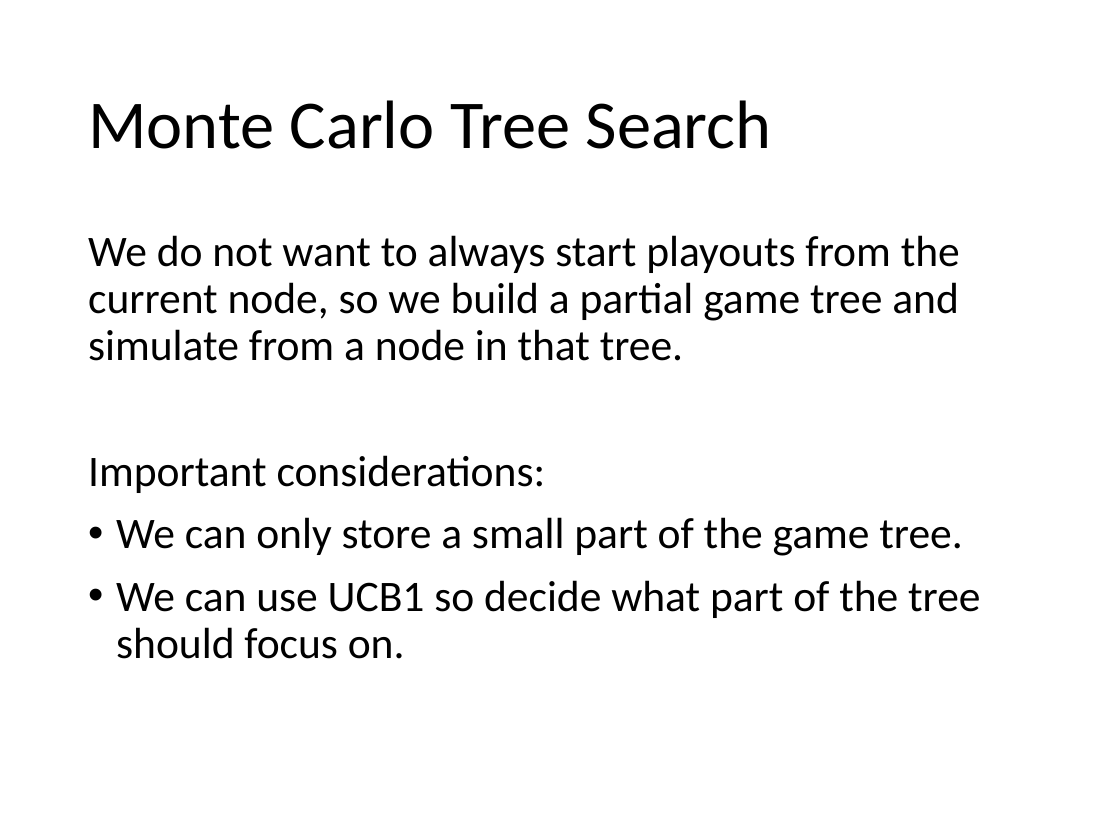
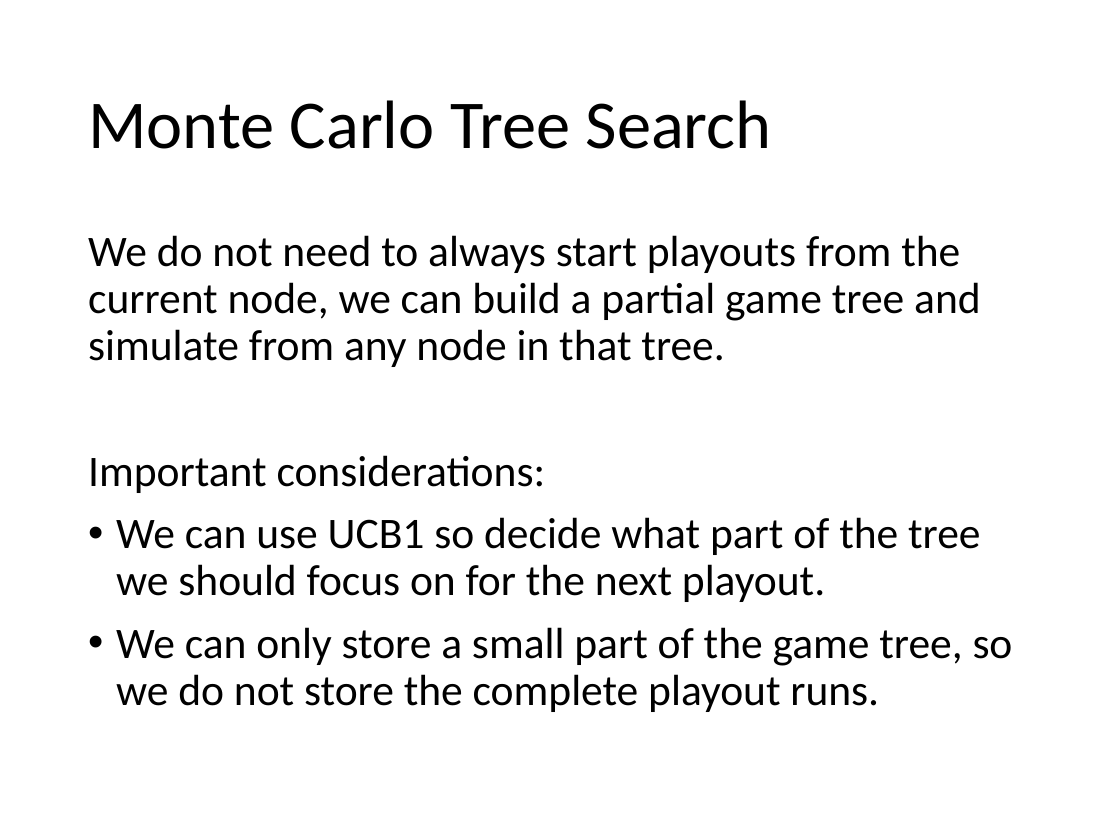
Before and after one commit to mhahsler/CS7320-AI, a slide deck: slide 35 of slides/05_games.pptx. Drawn at 1120x840 pixels with LibreOffice and Linux fonts; fonts in the diff are those of the drawing. Boxes give left, top, right and bottom in pixels: in the first picture for what was removed or moved away, otherwise in the second. Text is boxed around its words. In the diff, an @@ line names an element or a change of style, - is before the commit and + after.

```diff
--- a/slides/05_games.pptx
+++ b/slides/05_games.pptx
@@ text at box(88, 235, 981, 367): text changed @@
-We do not want to always start playouts from the current node, so we build a partial game tree and simulate from a node in that tree.
+We do not need to always start playouts from the current node, we can build a partial game tree and simulate from any node in that tree.
@@ text at box(116, 517, 1013, 712): text changed @@
-• We can only store a small part of the game tree.
-• We can use UCB1 so decide what part of the tree should focus on.
+• We can use UCB1 so decide what part of the tree we should focus on for the next playout.
+• We can only store a small part of the game tree, so we do not store the complete playout runs.
```
Also in this commit, not shown: 7 other slides changed, 1 slide removed, 1 other file.
